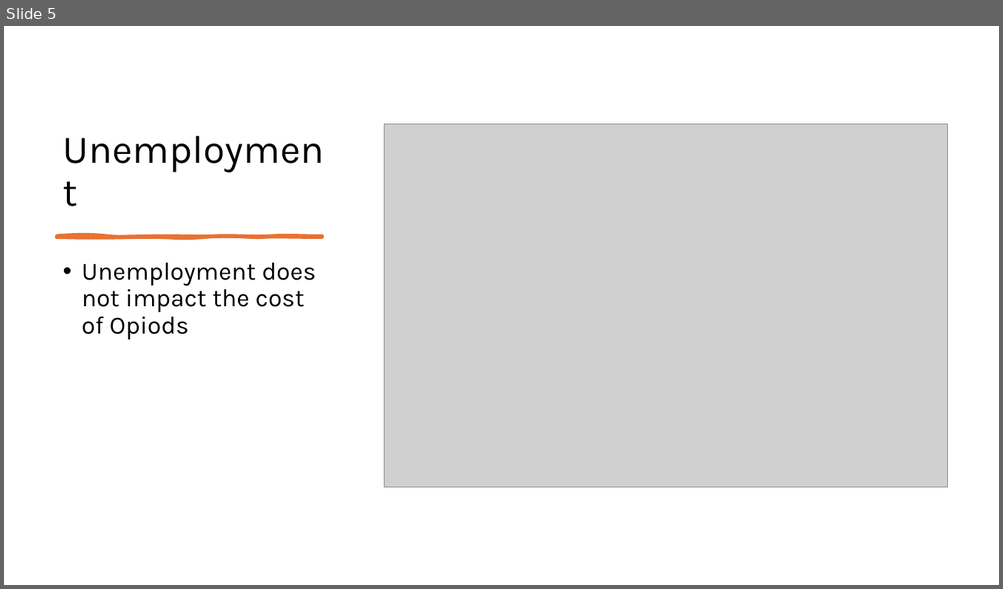
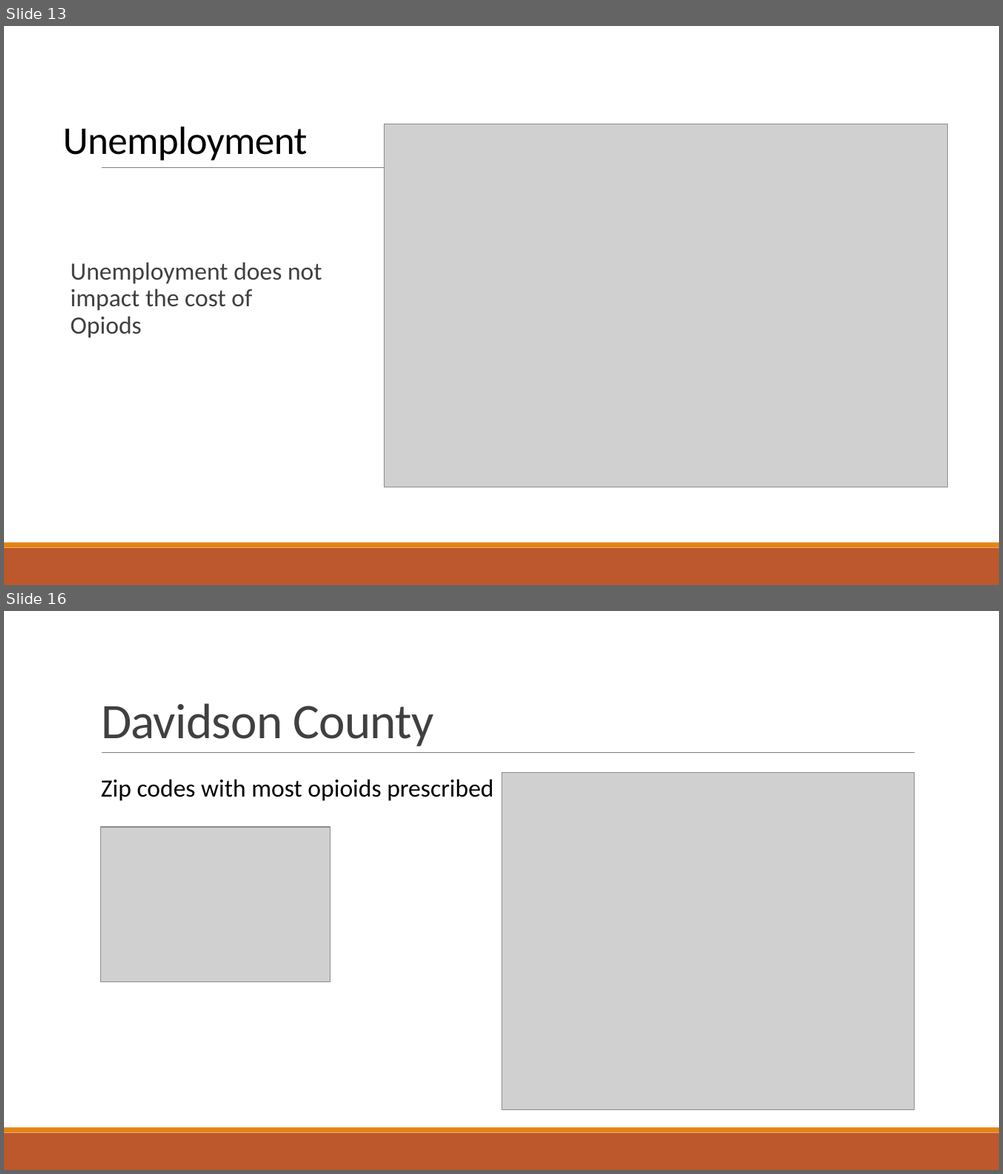
Before and after one commit to NSS-Full-Time-Data-Analytics-17/prescription-revisted-atlantis, a slide deck: Prescrider.pptx. Shown one above the other, each under a label of ours: slide 5 before the commit, slides 13 and 16 after it; the slides between them are not shown. The pictures are 1003x589 and 1003x1174 pixels, drawn with LibreOffice and Linux fonts; fonts in the diff are those of the drawing; grey boxes stand for pictures. Boxes give left, top, right and bottom in pixels: in the first picture for what was removed or moved away, otherwise in the second. Text is boxed around its words. In the diff, an @@ line names an element or a change of style, - is before the commit and + after.

```diff
--- a/Prescrider.pptx
+++ b/Prescrider.pptx
@@ slide 16 added at (x1=4, y1=611, x2=999, y2=1170), background #FFFFFF; not listed: 3 template elements that a slide beside it also shows @@
@@ title added at (x1=101, y1=703, x2=434, y2=746), 48 pt, text #404040 @@
+Davidson County
@@ text added at (x1=101, y1=779, x2=493, y2=801), 24 pt, text #000000 @@
+Zip codes with most opioids prescribed
@@ picture added at (x1=502, y1=773, x2=914, y2=1111) @@
@@ picture added at (x1=100, y1=827, x2=330, y2=982) @@
@@ what was slide 5 is now slide 13 @@
@@ slide 13 changed as well @@
@@ title "Unemployment" at (x1=63, y1=127, x2=307, y2=161): font Karla to Calibri, letter spacing 0 to -0.5 pt; line spacing 0.9 to 0.85 @@
@@ line added from (102, 168) to (915, 168), #808080 0.5 pt @@
@@ freeform shape removed at (x1=57, y1=235, x2=322, y2=237) @@
@@ text "Unemployment does not impact the ..." at (x1=71, y1=262, x2=322, y2=338): font Karla to Calibri, text colour #000000 to #404040; bullet • to  ; more space between paragraphs @@
@@ rectangle added at (x1=4, y1=548, x2=999, y2=585), fill #BD582C @@
@@ rectangle added at (x1=4, y1=543, x2=999, y2=548), fill #E48312 @@
```
Also in this commit, not shown: 3 other slides changed, 13 other slides added, 1 slide removed.
